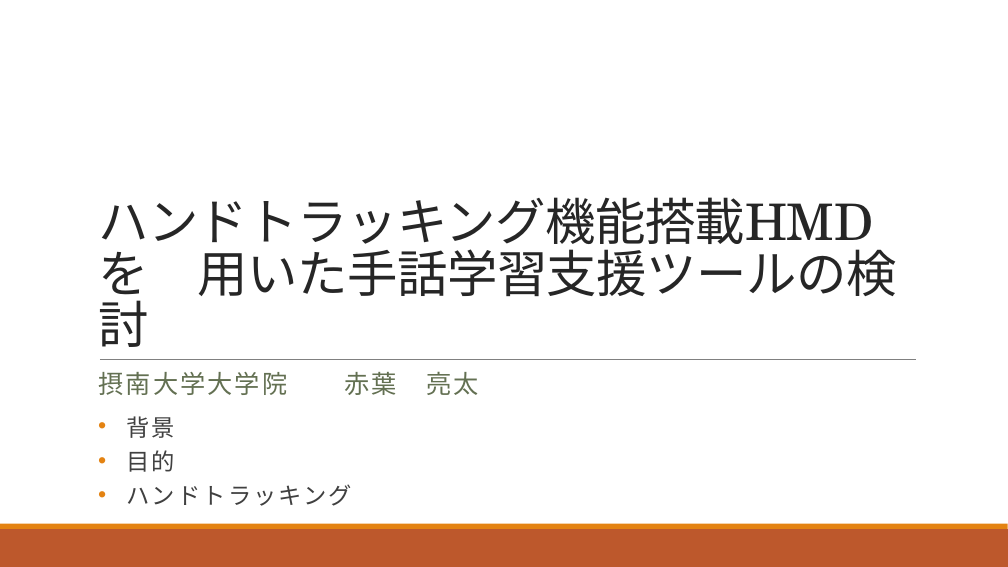
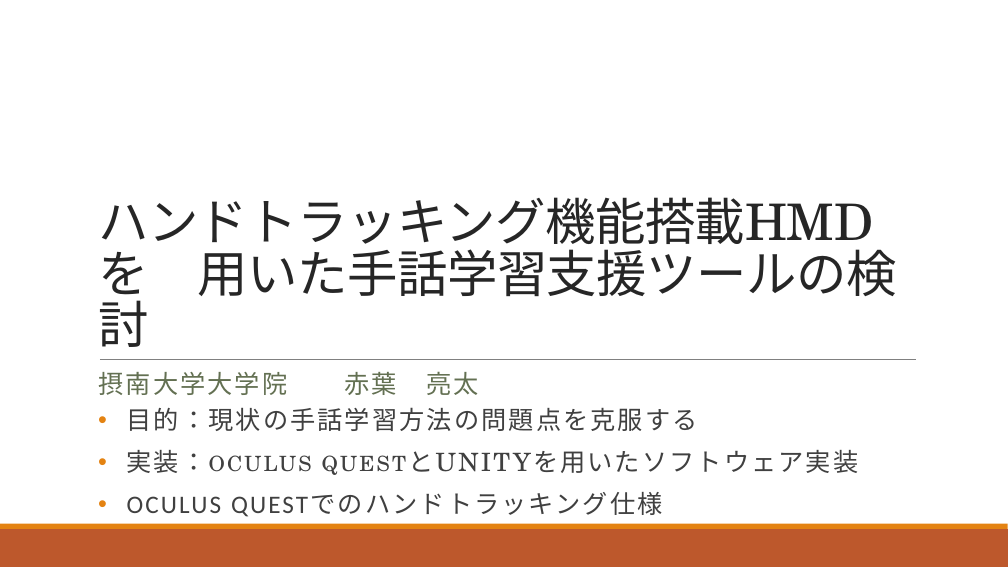
Before and after one commit to mocory/QuestHand, a slide deck: slide 1 of Assets/Other files/ハンドトラッキング機能搭載HMDを用いた手話学習.pptx. Drawn at 1008x567 pixels with LibreOffice and Linux fonts; fonts in the diff are those of the drawing. Boxes give left, top, right and bottom in pixels: in the first picture for what was removed or moved away, otherwise in the second. Text is boxed around its words. In the diff, an @@ line names an element or a change of style, - is before the commit and + after.

```diff
--- a/Assets/Other files/ハンドトラッキング機能搭載HMDを用いた手話学習.pptx
+++ b/Assets/Other files/ハンドトラッキング機能搭載HMDを用いた手話学習.pptx
@@ text at (127,407,698,517): text changed; size 22.2 to 24 pt @@
-• 背景
-• 目的
-• ハンドトラッキング
+• 目的：現状の手話学習方法の問題点を克服する
+• 実装：OCULUS QUESTとUNITYを用いたソフトウェア実装
+• OCULUS QUESTでのハンドトラッキング仕様
```
Also in this commit, not shown: 1 other slide changed.
